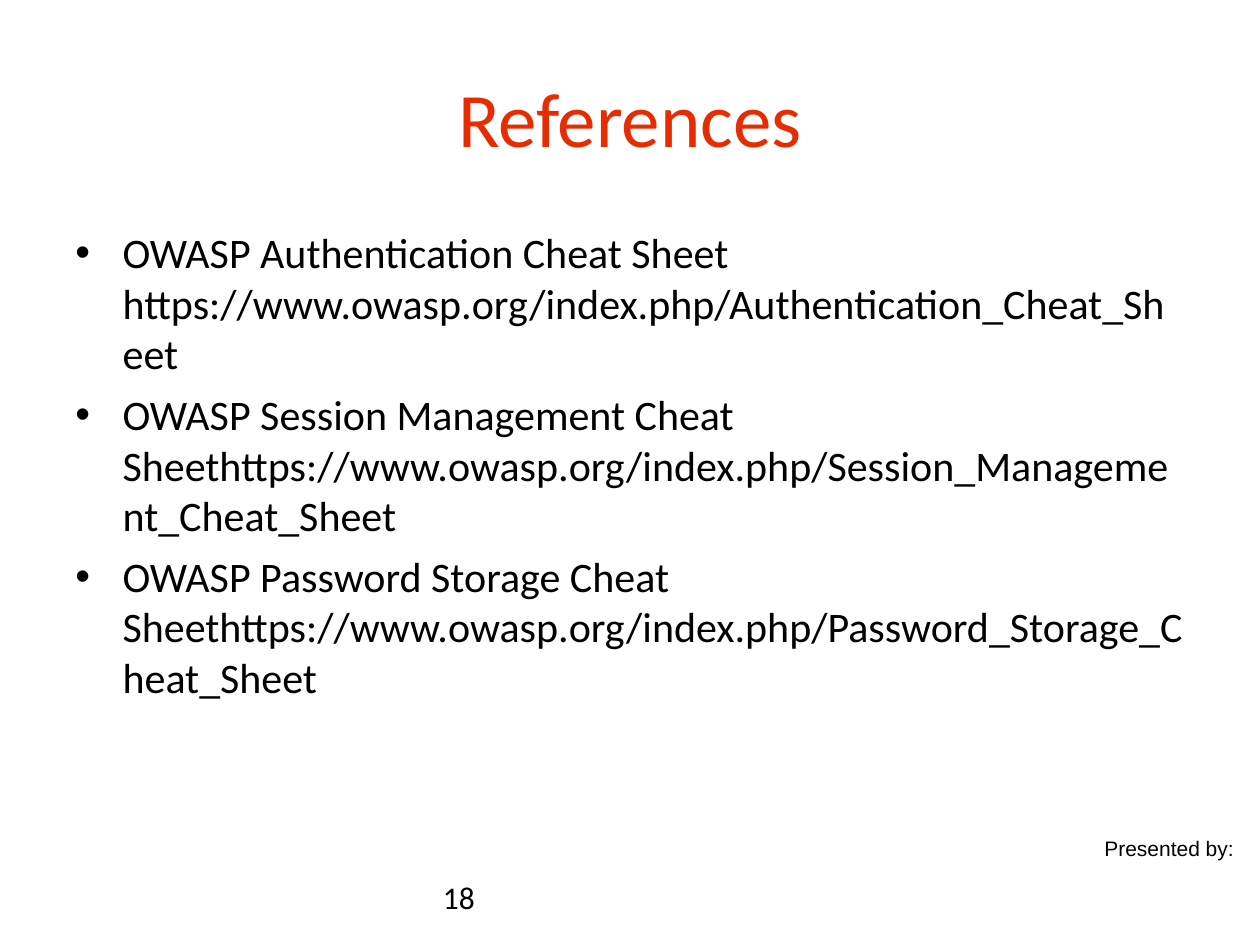
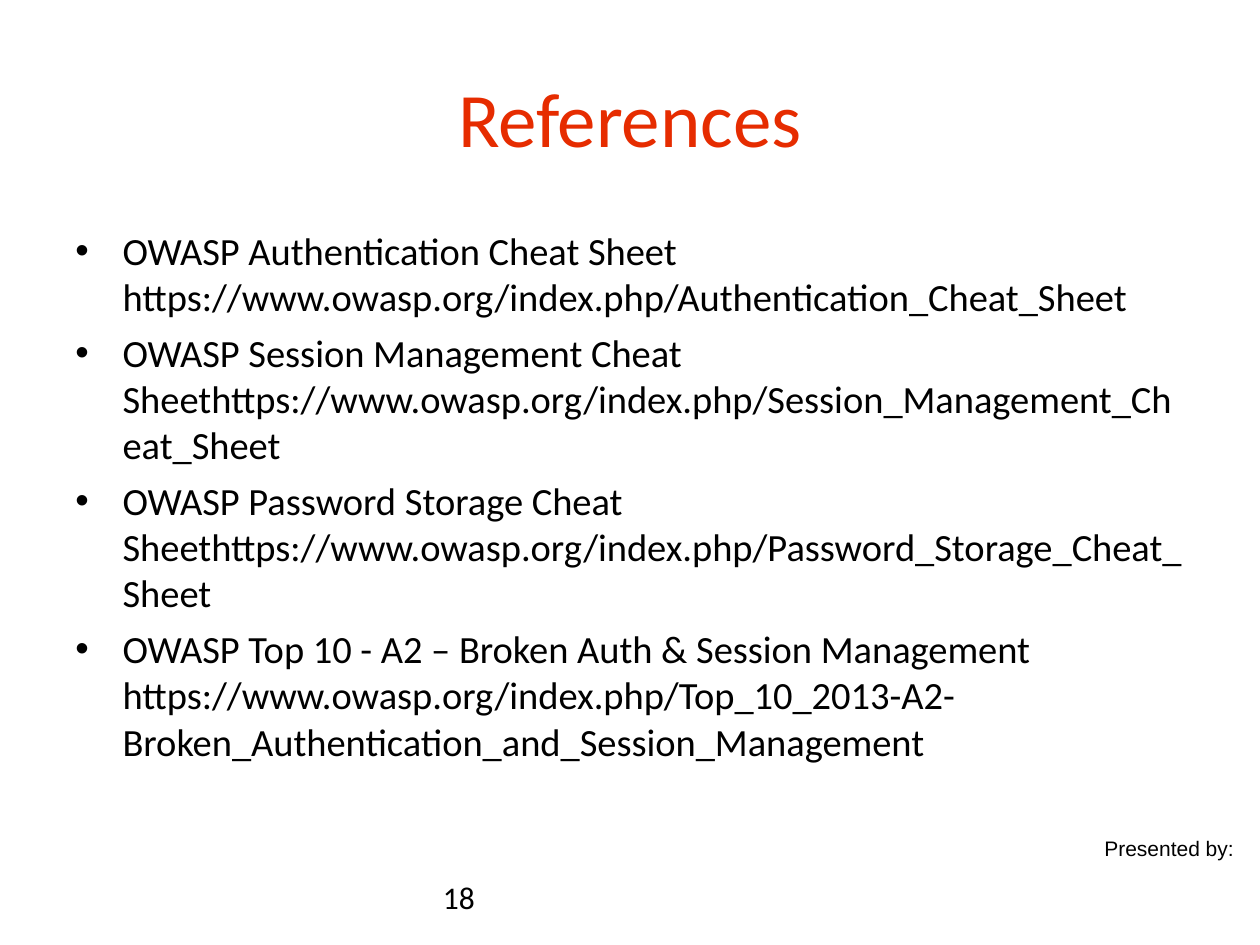
Before and after one commit to danielsomerfield/app-sec-presentation, a slide deck: slide 18 of AppSec Presentation Deck Day 3.ppt. Drawn at 1260x945 pixels with LibreOffice and Linux fonts; fonts in the diff are those of the drawing; background and template pictures are left out. Boxes give left, top, right and bottom in pixels: in the first picture for what was removed or moved away, otherwise in the second. Text is boxed around its words. In the diff, an @@ line names an element or a change of style, - is before the commit and + after.

```diff
--- a/AppSec Presentation Deck Day 3.ppt
+++ b/AppSec Presentation Deck Day 3.ppt
@@ text at [123,238,1182,608]: size 24 to 22 pt in "OWASP Authentication Cheat Sheet https://www.owasp.org/index ...", "OWASP Session Management Cheat Sheethttps://www.owasp.org/in ...", "OWASP Password Storage Cheat Sheethttps://www.owasp.org/inde ..." @@
@@ text at [123,636,1030,763]: paragraph added @@
+• OWASP Top 10 - A2 – Broken Auth & Session Management https://www.owasp.org/index.php/Top_10_2013-A2-Broken_Authentication_and_Session_Management
```
Also in this commit, not shown: 2 other files.
